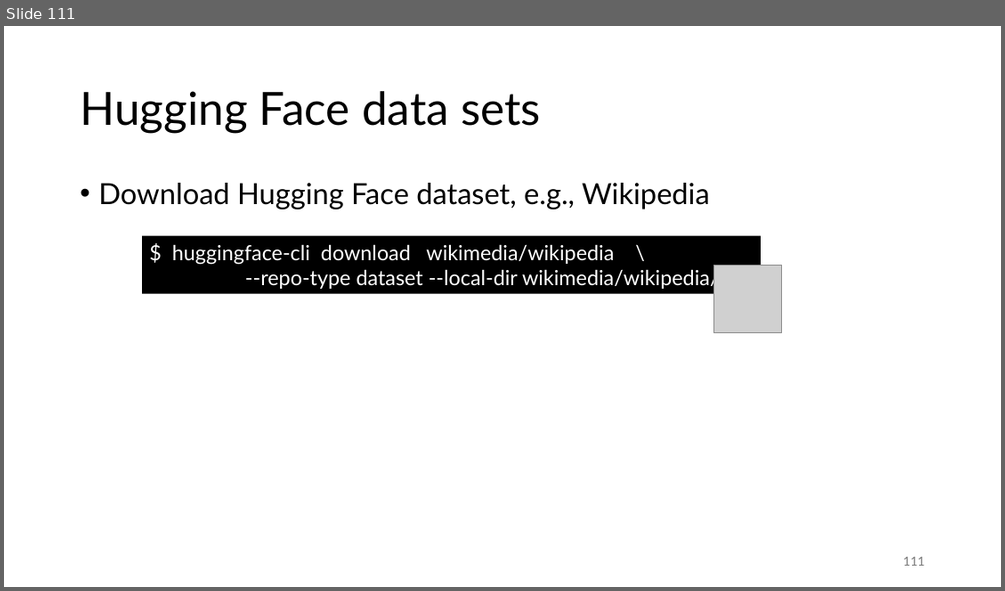
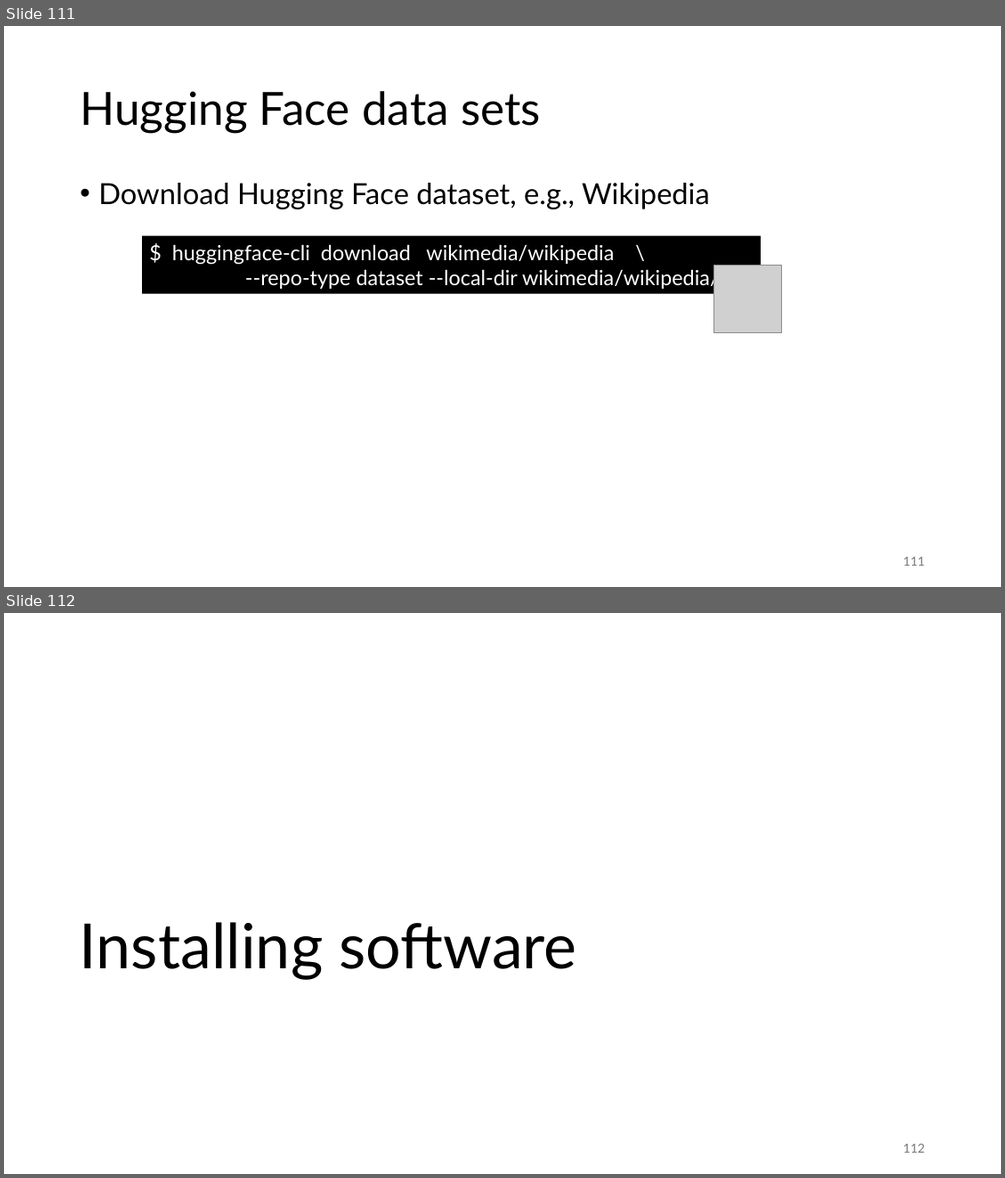
Before and after one commit to gjbex/Deploying-LLMs-locally, a slide deck: local_LLMs.pptx. Shown one above the other, each under a label of ours: slide 111 before the commit, slides 111 and 112 after it. The pictures are 1005x591 and 1005x1178 pixels, drawn with LibreOffice and Linux fonts; fonts in the diff are those of the drawing; grey boxes stand for pictures. Boxes give left, top, right and bottom in pixels: in the first picture for what was removed or moved away, otherwise in the second. Text is boxed around its words. In the diff, an @@ line names an element or a change of style, - is before the commit and + after.

Commit message:
Add slides on software installation

```diff
--- a/local_LLMs.pptx
+++ b/local_LLMs.pptx
@@ slide 112 added at (x1=4, y1=613, x2=1001, y2=1174), background #FFFFFF @@
@@ title added at (x1=80, y1=922, x2=577, y2=980), 60 pt, text #000000 @@
+Installing software
@@ page number added at (x1=903, y1=1143, x2=924, y2=1152), 12 pt, text #797979 @@
+112
```
Also in this commit, not shown: 1 slide changed, 4 other slides added.
